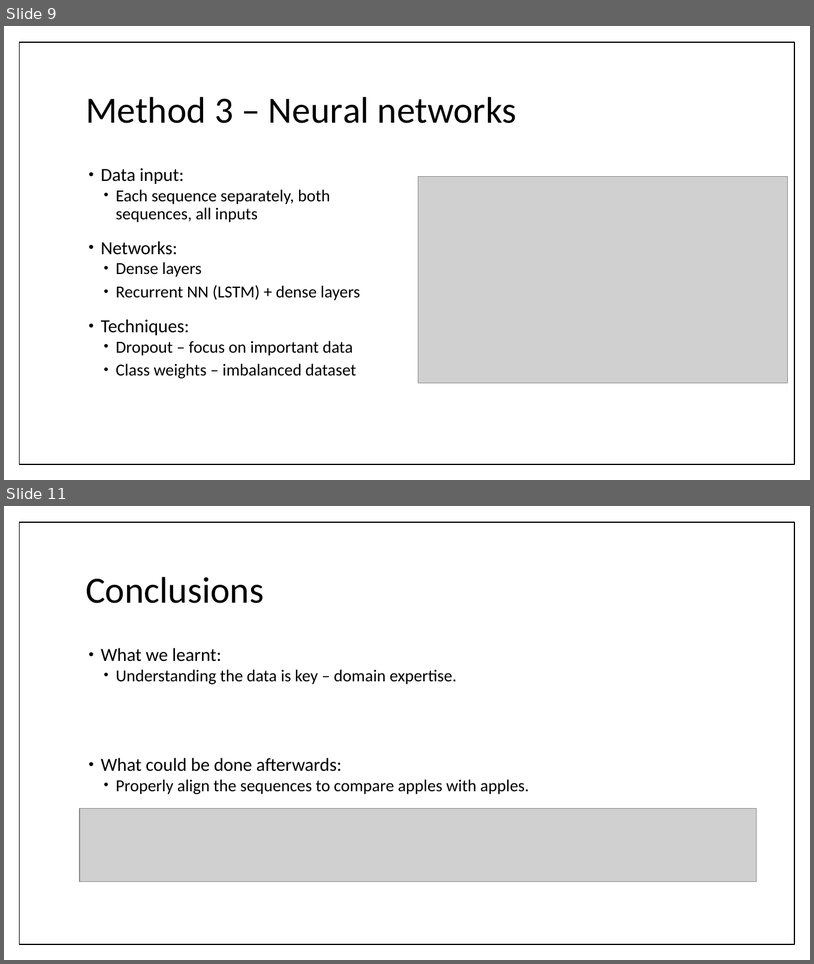
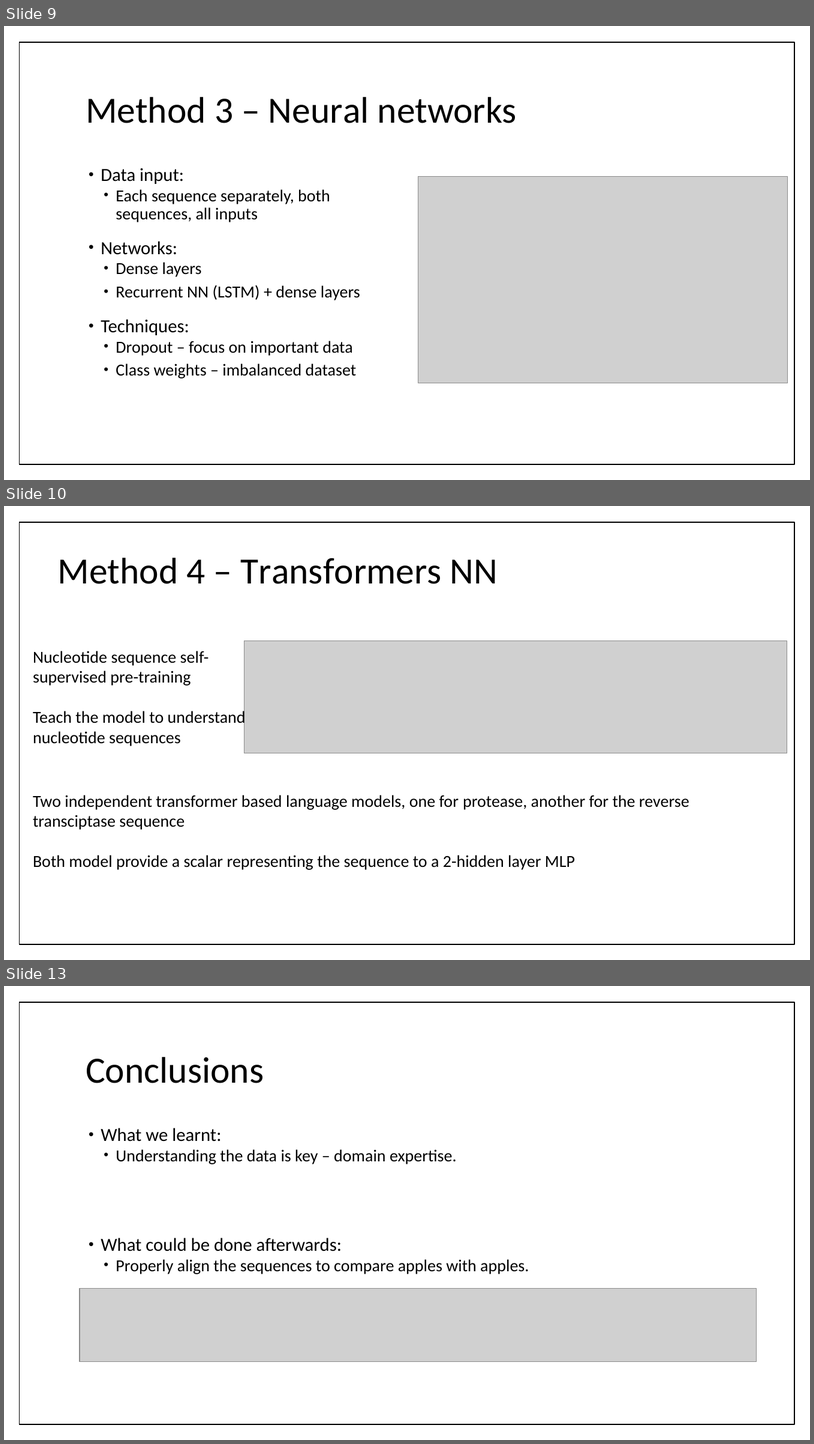
Before and after one commit to bl1zzardx/hivprogression, a slide deck: hivprogression/peer-seminar.pptx. Shown one above the other, each under a label of ours: slides 9 and 11 before the commit, slides 9, 10 and 13 after it; the slides between them are not shown. The pictures are 814x964 and 814x1444 pixels, drawn with LibreOffice and Linux fonts; fonts in the diff are those of the drawing; grey boxes stand for pictures. Boxes give left, top, right and bottom in pixels: in the first picture for what was removed or moved away, otherwise in the second. Text is boxed around its words. In the diff, an @@ line names an element or a change of style, - is before the commit and + after.

```diff
--- a/hivprogression/peer-seminar.pptx
+++ b/hivprogression/peer-seminar.pptx
@@ slide 10 added at box(4, 506, 810, 960), background #FFFFFF; not listed: 1 template element that a slide beside it also shows @@
@@ title added at box(58, 558, 497, 584), 44 pt, text #000000 @@
+Method 4 – Transformers NN
@@ picture added at box(244, 640, 788, 753) @@
@@ text added at box(33, 651, 246, 746), 20 pt, text #000000 @@
+Nucleotide sequence self-supervised pre-training
+Teach the model to understand nucleotide sequences
@@ text added at box(33, 795, 690, 829), 20 pt, text #000000 @@
+Two independent transformer based language models, one for protease, another for the reverse transciptase sequence
@@ text added at box(33, 855, 575, 870), 20 pt, text #000000 @@
+Both model provide a scalar representing the sequence to a 2-hidden layer MLP
@@ what was slide 11 is now slide 13 @@
```
Also in this commit, not shown: 1 slide changed, 1 other slide added.
